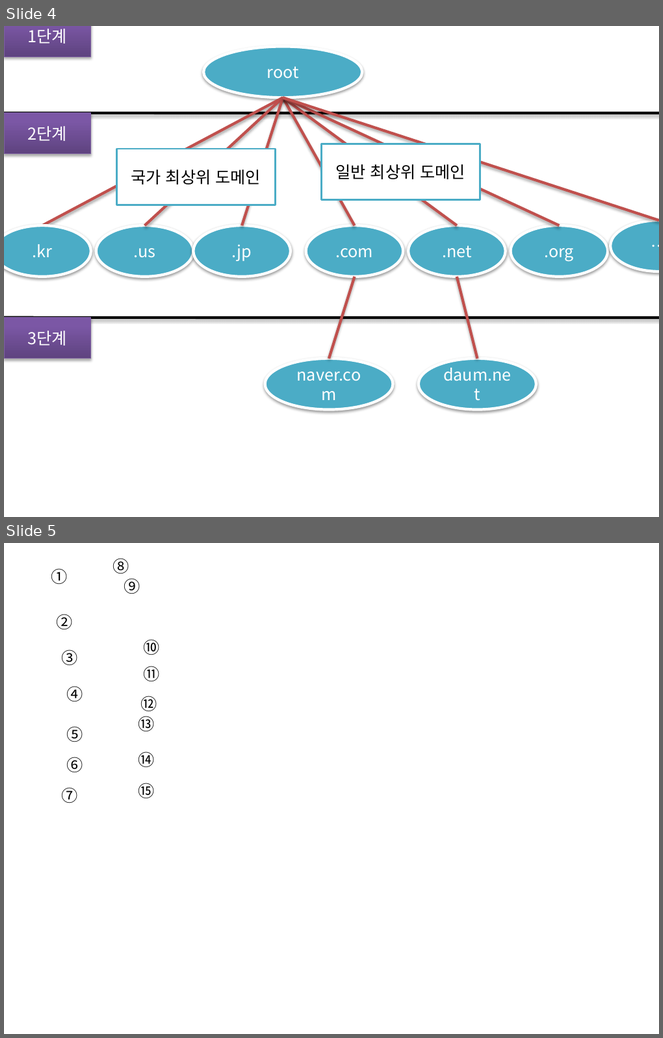
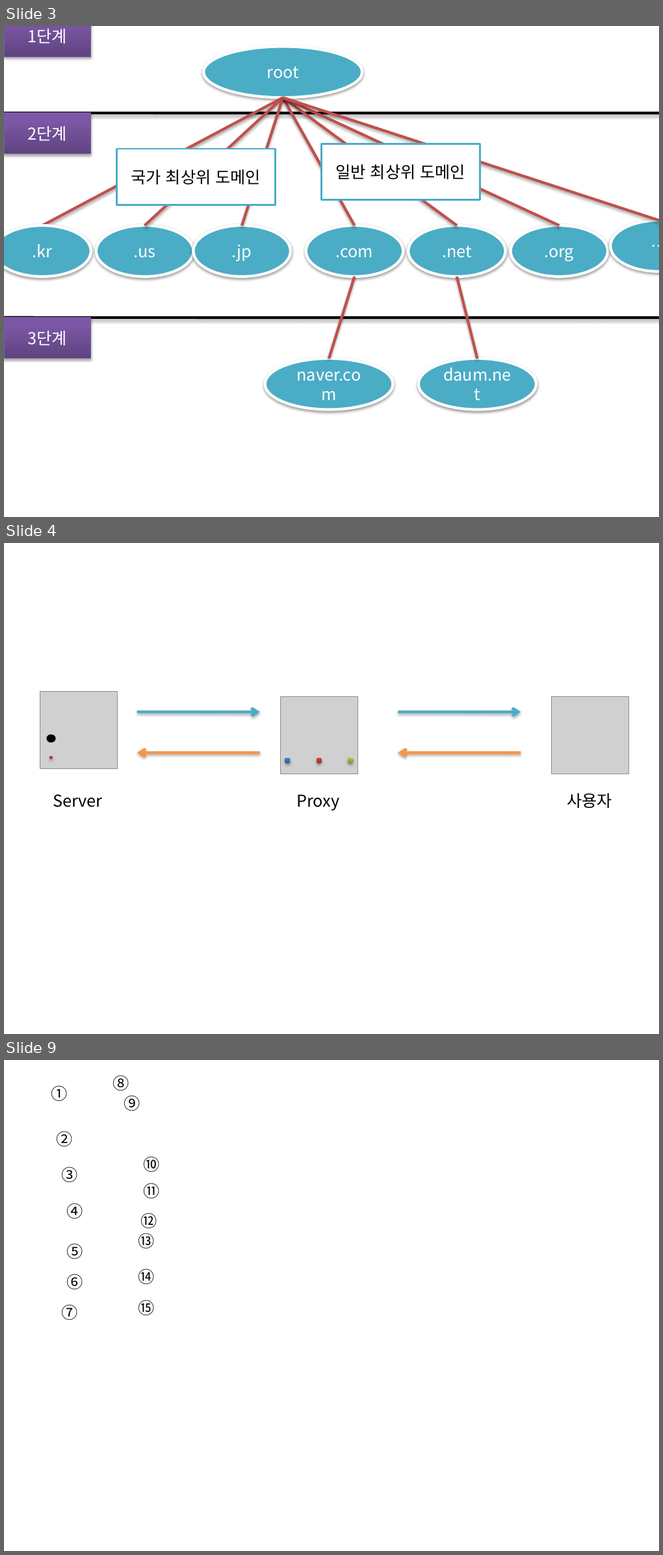
Before and after one commit to mini0shark/Interview, a slide deck: 2.NW 사진&프레젠테이션 자료/5. URL검색/프레젠테이션1.pptx. Shown one above the other, each under a label of ours: slides 4 and 5 before the commit, slides 3, 4 and 9 after it; the slides between them are not shown. The pictures are 663x1038 and 663x1555 pixels, drawn with LibreOffice and Linux fonts; fonts in the diff are those of the drawing; grey boxes stand for pictures. Boxes give left, top, right and bottom in pixels: in the first picture for what was removed or moved away, otherwise in the second. Text is boxed around its words. In the diff, an @@ line names an element or a change of style, - is before the commit and + after.

```diff
--- a/2.NW 사진&프레젠테이션 자료/5. URL검색/프레젠테이션1.pptx
+++ b/2.NW 사진&프레젠테이션 자료/5. URL검색/프레젠테이션1.pptx
@@ slide 4 added at (4, 543, 659, 1034), background #FFFFFF @@
@@ picture added at (40, 692, 117, 769) @@
@@ picture added at (552, 696, 629, 774) @@
@@ arrow added from (137, 712) to (260, 712), #4BACC6 3 pt @@
@@ arrow added from (399, 712) to (521, 712), #4BACC6 3 pt @@
@@ ellipse added at (48, 735, 55, 742), fill #000000, outline #000000 2 pt @@
@@ ellipse added at (50, 756, 53, 759), fill gradient #9C2F2D to #CB3E3A to #CE3B37 @@
@@ arrow added from (260, 753) to (137, 753), #F79646 3 pt @@
@@ arrow added from (521, 753) to (399, 753), #F79646 3 pt @@
@@ group added at (280, 696, 358, 774): 3 ellipses, 1 picture @@
@@ rectangle added at (44, 789, 110, 813), fill #FFFFFF, outline #FFFFFF 2 pt, 18 pt, text #000000 @@
+Server
@@ rectangle added at (285, 789, 351, 813), fill #FFFFFF, outline #FFFFFF 2 pt, 18 pt, text #000000 @@
+Proxy
@@ rectangle added at (557, 789, 623, 813), fill #FFFFFF, outline #FFFFFF 2 pt, 18 pt, text #000000 @@
+사용자
@@ what was slide 4 is now slide 3 @@
@@ what was slide 5 is now slide 9 @@
```
Also in this commit, not shown: 4 other slides added, 1 slide removed, 9 other files.
